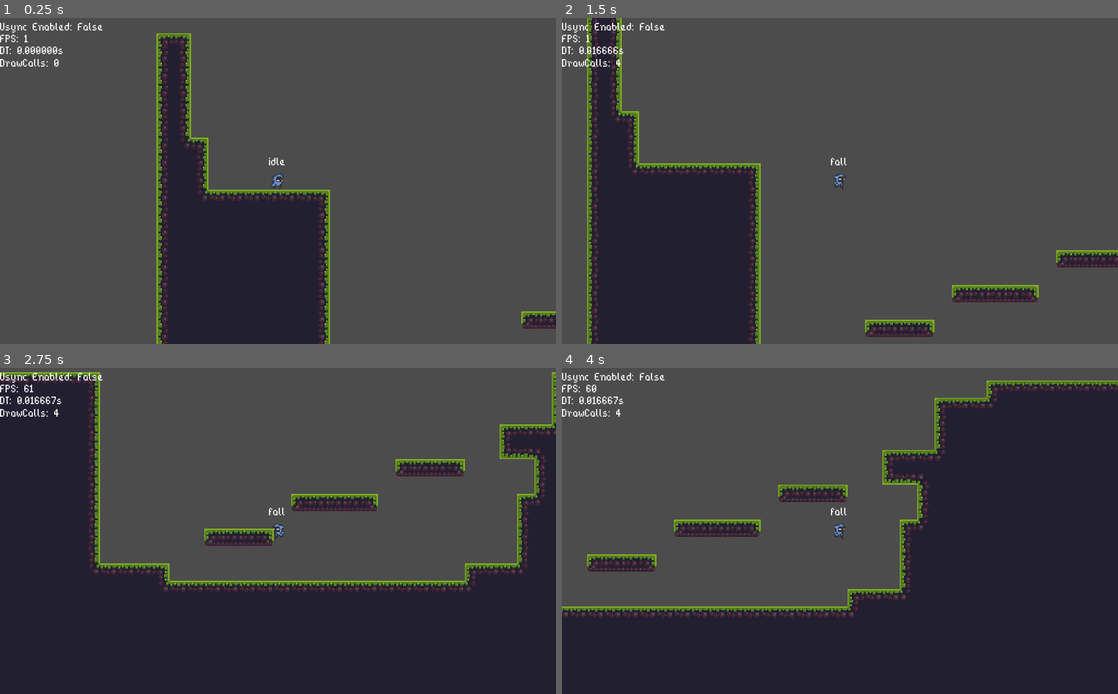
Above: before the commit, frames 1-4 (two rows, left to right).
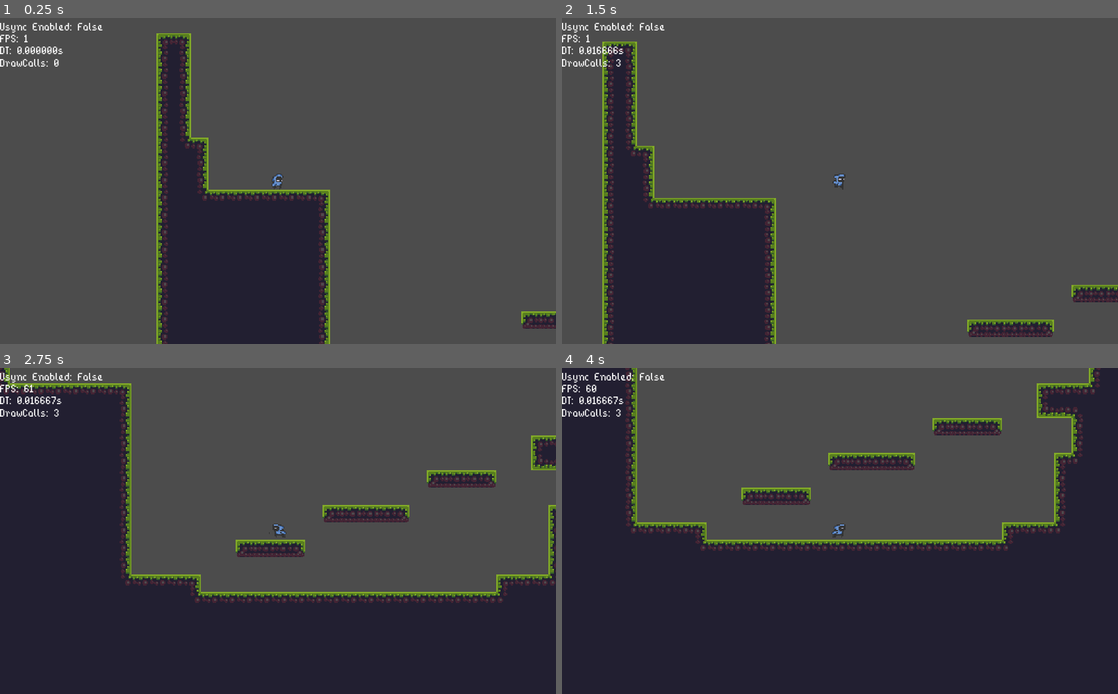
Above: after the commit, the same moments.

Repository: aCube1/Komare
Game: Godot game, scene res://Sandbox.tscn
Two runs of this game, one before a commit and one after it. Both use one fixed random seed, a clock stepped at 60 frames per second and the inputs below.
Inputs:
- Up to frame 1 (0.25 s): no input
- Up to frame 2 (1.5 s): tap Enter at 0.5 s; hold Space (Jump) 0.53-1.28 s; hold D (Right) from 0.53 s (still down); tap Space (Jump) at 1.35 s
- Up to frame 3 (2.75 s): tap Space (Jump) at 1.52, 1.82 s; release D (Right) at 2.03 s; hold A (Left) from 2.03 s (still down); hold Space (Jump) from 2.03 s (still down)
- Up to frame 4 (4 s): release A (Left) at 2.78 s; release Space (Jump) at 2.78 s; hold D (Right) from 2.78 s (still down); tap Space (Jump) at 2.85, 3.02, 3.32 s; hold Space (Jump) from 3.53 s (still down)

The runs differ from the first frame. In frame 1, less than 0.1% of the frame differs, in the area x 29-58%, y 42-100%; in frame 2, 13%; in frame 3, 16%; in frame 4, 36%, in the area x 0-100%, y 0-77%.

Commit message:
Improve jump movement.

Diff:
--- a/entities/Unit.gd
+++ b/entities/Unit.gd
@@ -9,10 +9,6 @@
 var velocity := Vector2.ZERO
 
 onready var current_gravity: float setget set_gravity
-
-### DEBUG ONLY ###
-func set_label(text: String) -> void:
-	$Label.text = text
 
 ### MOVEMENT ###
 func walk(delta: float, motion: int, acceleration: float, max_speed: float) -> void:
@@ -39,7 +35,7 @@
 ### SPRITE AND ANIMATION ###
 func play_animation(name: String) -> void:
 	if $AnimationTree != null:
-		var state_machine = $AnimationTree.get("parameters/playback")
+		var state_machine = $AnimationTree["parameters/playback"]
 		if state_machine is AnimationNodeStateMachinePlayback:
 			state_machine.travel(name)
 	elif $AnimationPlayer != null and $AnimationPlayer.current_animation != name:
--- a/entities/character/Mage.tscn
+++ b/entities/character/Mage.tscn
@@ -125,7 +125,7 @@
 
 [sub_resource type="Animation" id=6]
 resource_name = "Idle"
-length = 0.3
+length = 0.6
 loop = true
 tracks/0/type = "value"
 tracks/0/path = NodePath(".:animation")
@@ -146,7 +146,7 @@
 tracks/1/imported = false
 tracks/1/enabled = true
 tracks/1/keys = {
-"times": PoolRealArray( 0, 0.1, 0.2, 0.3 ),
+"times": PoolRealArray( 0, 0.2, 0.4, 0.6 ),
 "transitions": PoolRealArray( 1, 1, 1, 1 ),
 "update": 1,
 "values": [ 0, 1, 2, 3 ]
@@ -249,20 +249,9 @@
 [sub_resource type="AnimationNodeAnimation" id=27]
 animation = "Walk"
 
-[sub_resource type="AnimationNodeStateMachineTransition" id=28]
-
-[sub_resource type="AnimationNodeStateMachineTransition" id=29]
-
 [sub_resource type="AnimationNodeStateMachineTransition" id=30]
 
 [sub_resource type="AnimationNodeStateMachineTransition" id=31]
-
-[sub_resource type="AnimationNodeStateMachineTransition" id=32]
-
-[sub_resource type="AnimationNodeStateMachineTransition" id=33]
-switch_mode = 2
-
-[sub_resource type="AnimationNodeStateMachineTransition" id=34]
 
 [sub_resource type="AnimationNodeStateMachineTransition" id=35]
 switch_mode = 2
@@ -270,18 +259,32 @@
 [sub_resource type="AnimationNodeStateMachineTransition" id=36]
 switch_mode = 2
 
+[sub_resource type="AnimationNodeStateMachineTransition" id=39]
+
+[sub_resource type="AnimationNodeStateMachineTransition" id=46]
+
+[sub_resource type="AnimationNodeStateMachineTransition" id=47]
+
+[sub_resource type="AnimationNodeStateMachineTransition" id=48]
+
+[sub_resource type="AnimationNodeStateMachineTransition" id=49]
+
+[sub_resource type="AnimationNodeStateMachineTransition" id=50]
+
+[sub_resource type="AnimationNodeStateMachineTransition" id=51]
+
 [sub_resource type="AnimationNodeStateMachine" id=37]
 states/Fall/node = SubResource( 24 )
-states/Fall/position = Vector2( 439.115, 89.9666 )
+states/Fall/position = Vector2( -295.018, 379.98 )
 states/Idle/node = SubResource( 25 )
-states/Idle/position = Vector2( 273.37, 88.9369 )
+states/Idle/position = Vector2( -296.63, 264.48 )
 states/Jump/node = SubResource( 26 )
-states/Jump/position = Vector2( 437.781, 197.062 )
+states/Jump/position = Vector2( 101.225, 169.425 )
 states/Walk/node = SubResource( 27 )
-states/Walk/position = Vector2( 148.444, 196.667 )
-transitions = [ "Idle", "Fall", SubResource( 28 ), "Fall", "Idle", SubResource( 29 ), "Idle", "Walk", SubResource( 30 ), "Walk", "Idle", SubResource( 31 ), "Idle", "Jump", SubResource( 32 ), "Jump", "Idle", SubResource( 33 ), "Walk", "Jump", SubResource( 34 ), "Jump", "Walk", SubResource( 35 ), "Jump", "Fall", SubResource( 36 ) ]
+states/Walk/position = Vector2( 101.671, 393.399 )
+transitions = [ "Idle", "Walk", SubResource( 30 ), "Walk", "Idle", SubResource( 31 ), "Jump", "Walk", SubResource( 35 ), "Jump", "Fall", SubResource( 36 ), "Walk", "Fall", SubResource( 39 ), "Idle", "Fall", SubResource( 46 ), "Walk", "Jump", SubResource( 47 ), "Idle", "Jump", SubResource( 48 ), "Jump", "Idle", SubResource( 49 ), "Fall", "Idle", SubResource( 50 ), "Fall", "Walk", SubResource( 51 ) ]
 start_node = "Idle"
-graph_offset = Vector2( -282, 21.0909 )
+graph_offset = Vector2( -627, 142.091 )
 
 [sub_resource type="AnimationNodeStateMachinePlayback" id=38]
 
@@ -318,10 +321,7 @@
 
 [node name="Controller" type="Node" parent="."]
 script = ExtResource( 5 )
-
-[node name="Label" type="Label" parent="."]
-margin_left = -8.0
-margin_top = -26.0
-margin_right = 2.0
-margin_bottom = -12.0
-text = "00"
+jump_height = 64
+jump_distance = 96
+ascent_time = 0.5
+descent_time = 0.4
--- a/entities/controllers/PlayerController.gd
+++ b/entities/controllers/PlayerController.gd
@@ -1,7 +1,6 @@
 extends Node
 
 enum {
-	STATE_PREVIOUS = -1,
 	STATE_IDLE,
 	STATE_WALK,
 	STATE_FALL,
@@ -12,13 +11,13 @@
 export(float) var ground_friction := 24.0
 export(float) var air_friction := 8.0
 
-export(float) var descent_time := 0.40
-export(float) var ascent_time := 0.40
-export(int) var jump_height := 64
-export(int) var jump_distance := 96
+export(int) var jump_height
+export(int) var jump_distance
+export(float) var ascent_time # Time to reach jump peak
+export(float) var descent_time # Time to fall
 
-var current_state := STATE_IDLE setget set_state
-var previous_state := current_state
+var current_state := STATE_IDLE
+var last_state := current_state
 var motion := 0
 var last_motion := 0
 
@@ -26,7 +25,7 @@
 
 onready var jump_gravity: float = (jump_height * 2.0) / pow(ascent_time, 2)
 onready var fall_gravity: float = (jump_height * 2.0) / pow(descent_time, 2)
-onready var jump_impulse: float = jump_gravity * ascent_time
+onready var jump_impulse: float = (jump_height * 2.0) / ascent_time
 
 onready var max_speed: float = sqrt(jump_distance * jump_impulse)
 onready var acceleration := max_speed * 2.0
@@ -43,12 +42,12 @@
 
 	if motion == 0 or parent.is_on_wall():
 		set_state(STATE_IDLE)
-	if not parent.is_on_floor():
+	if parent.velocity.y > 0.0:
 		set_state(STATE_FALL)
 
-	# If the Unit is on those state, he can jump
-	if [STATE_IDLE, STATE_WALK].has(current_state):
-		if Input.is_action_pressed("Jump"):
+	# If the Unit is on those states, he can jump
+	if Input.is_action_just_pressed("Jump"):
+		if [STATE_IDLE, STATE_WALK].has(current_state):
 				set_state(STATE_JUMP)
 
 	# If Jump is released, cut the jump height
@@ -56,10 +55,9 @@
 		parent.cut_jump()
 
 func _physics_process(delta: float) -> void:
-	parent.set_label("%s" % ["idle", "walk", "fall", "jump"][current_state])
-
 	check_state(delta)
 
+	parent.set_gravity(get_gravity())
 	parent.apply_gravity(delta)
 	parent.walk(delta, motion, acceleration, max_speed)
 	motion = 0
@@ -67,7 +65,10 @@
 func check_state(delta: float) -> void:
 	match current_state:
 		STATE_IDLE:
-			parent.apply_friction(delta, ground_friction)
+			if parent.is_on_floor():
+				parent.apply_friction(delta, ground_friction)
+			else:
+				parent.apply_friction(delta, air_friction)
 			parent.play_animation("Idle")
 		STATE_WALK:
 			if last_motion != motion:
@@ -75,19 +76,17 @@
 				last_motion = motion
 			parent.play_animation("Walk")
 		STATE_FALL:
-			parent.set_gravity(fall_gravity)
 			parent.set_snap(parent.DEFAULT_SNAP)
-			if previous_state != STATE_JUMP:
-				parent.play_animation("Fall")
+			parent.play_animation("Fall")
 		STATE_JUMP:
-			parent.set_gravity(jump_gravity)
 			parent.set_snap(parent.NO_SNAP)
 			parent.jump(jump_impulse)
 			parent.play_animation("Jump")
 
+func get_gravity() -> float:
+	return fall_gravity if parent.velocity.y > 0.0 else jump_gravity
+
 func set_state(next: int) -> void:
-	if next == STATE_PREVIOUS:
-		current_state = previous_state
-	else:
-		previous_state = current_state
+	if next != current_state:
+		last_state = current_state
 		current_state = next
Not shown: 1 places in entities/character/Mage.tscn that only renumber resources
